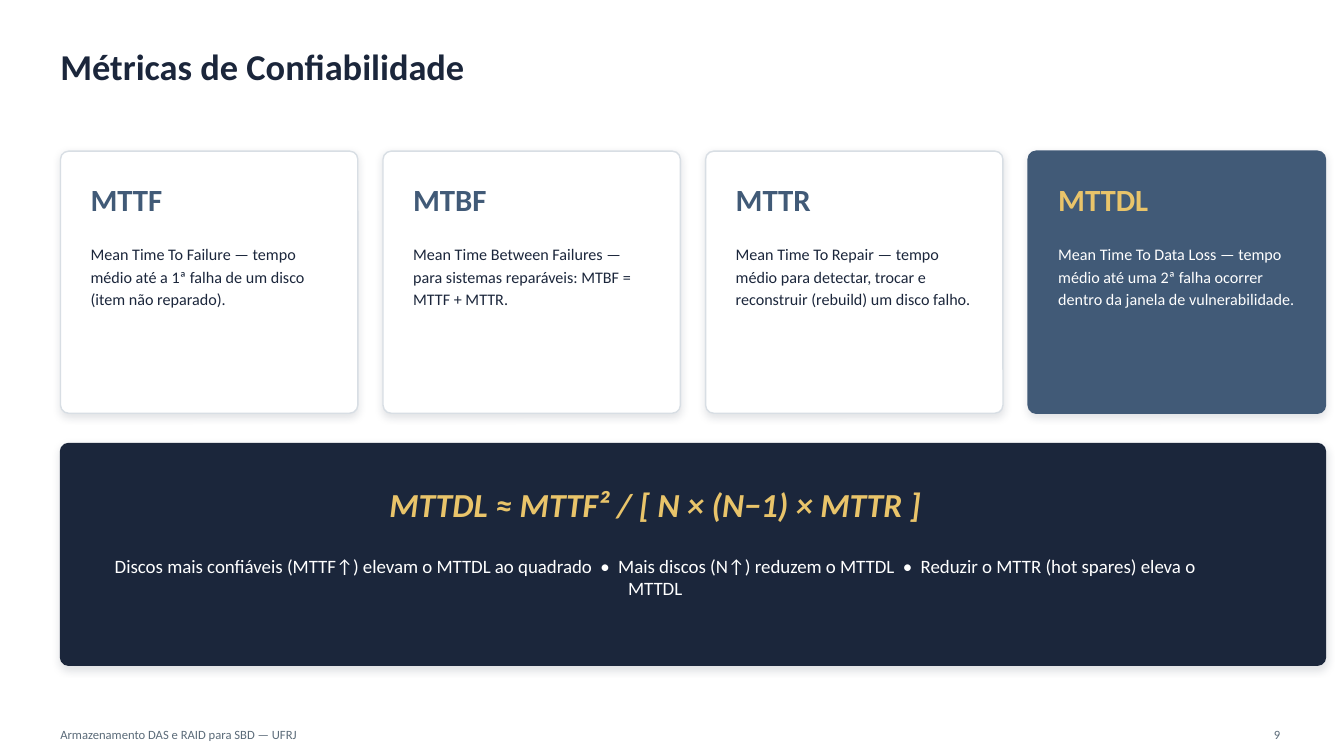
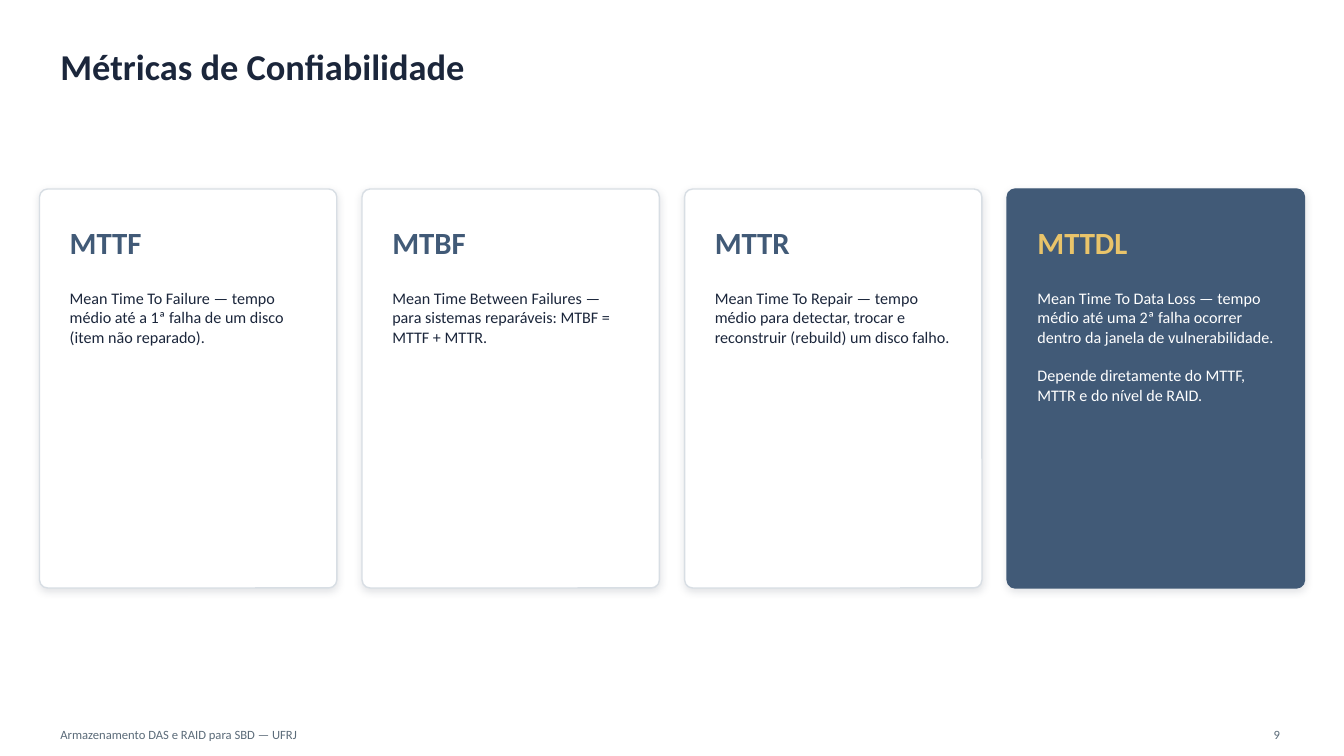
Before and after one commit to guilherme-hu/Trabalho-CBD, a slide deck: slide 9 of DAS e RAID/DAS_RAID_Slides.pptx. Drawn at 1344x756 pixels with LibreOffice and Linux fonts; fonts in the diff are those of the drawing. Boxes give left, top, right and bottom in pixels: in the first picture for what was removed or moved away, otherwise in the second. Text is boxed around its words. In the diff, an @@ line names an element or a change of style, - is before the commit and + after.

Commit message:
RAID .pptx - RAID (2,3,4) add e striping alterado

```diff
--- a/DAS e RAID/DAS_RAID_Slides.pptx
+++ b/DAS e RAID/DAS_RAID_Slides.pptx
@@ rounded rectangle: place and size @@
-rounded rectangle at (60, 151, 358, 413)
+rounded rectangle at (39, 190, 337, 589)
@@ rounded rectangle: place and size @@
-rounded rectangle at (383, 151, 681, 413)
+rounded rectangle at (362, 190, 659, 589)
@@ proportions changed in 4 elements at (39, 190, 337, 589), (362, 190, 659, 589), (1007, 190, 1305, 589), (685, 190, 982, 589) @@
@@ rounded rectangle: place and size @@
-rounded rectangle at (706, 151, 1003, 413)
+rounded rectangle at (685, 190, 982, 589)
@@ rounded rectangle: place and size @@
-rounded rectangle at (1028, 151, 1326, 413)
+rounded rectangle at (1007, 190, 1305, 589)
@@ 4 texts: place and size @@
-4 texts at (91, 191, 1148, 211)
+4 texts at (70, 234, 1127, 254)
@@ text "Mean Time To Failure — ...": place and size @@
-text "Mean Time To Failure — ..." at (91, 249, 305, 308)
+text "Mean Time To Failure — ..." at (70, 293, 284, 346)
@@ text "Mean Time Between Failures — ...": place and size @@
-text "Mean Time Between Failures — ..." at (413, 248, 619, 305)
+text "Mean Time Between Failures — ..." at (392, 293, 599, 343)
@@ line spacing 1.15 to 1 in 3 elements at (70, 293, 284, 346), (392, 293, 599, 343), (715, 293, 949, 345) @@
@@ text "Mean Time To Repair — ...": place and size @@
-text "Mean Time To Repair — ..." at (736, 249, 970, 307)
+text "Mean Time To Repair — ..." at (715, 293, 949, 345)
@@ text "Mean Time To Data Loss ...": place and size @@
-text "Mean Time To Data Loss ..." at (1058, 249, 1294, 308)
+text "Mean Time To Data Loss ..." at (1037, 293, 1273, 401)
@@ text at (1037, 293, 1273, 346): line spacing 1.15 to 1 @@
@@ text at (1037, 370, 1246, 401): paragraph added @@
+Depende diretamente do MTTF, MTTR e do nível de RAID.
@@ rounded rectangle removed at (60, 444, 1326, 665) @@
@@ text removed at (389, 491, 902, 522) @@
-MTTDL ≈ MTTF² / [ N × (N−1) × MTTR ]
@@ text removed at (115, 559, 1195, 595) @@
-Discos mais confiáveis (MTTF↑) elevam o MTTDL ao quadrado • Mais discos (N↑) reduzem o MTTDL • Reduzir o MTTR (hot spares) eleva o MTTDL
```
Also in this commit, not shown: 3 other slides changed, 2 slides added, 1 slide removed.
